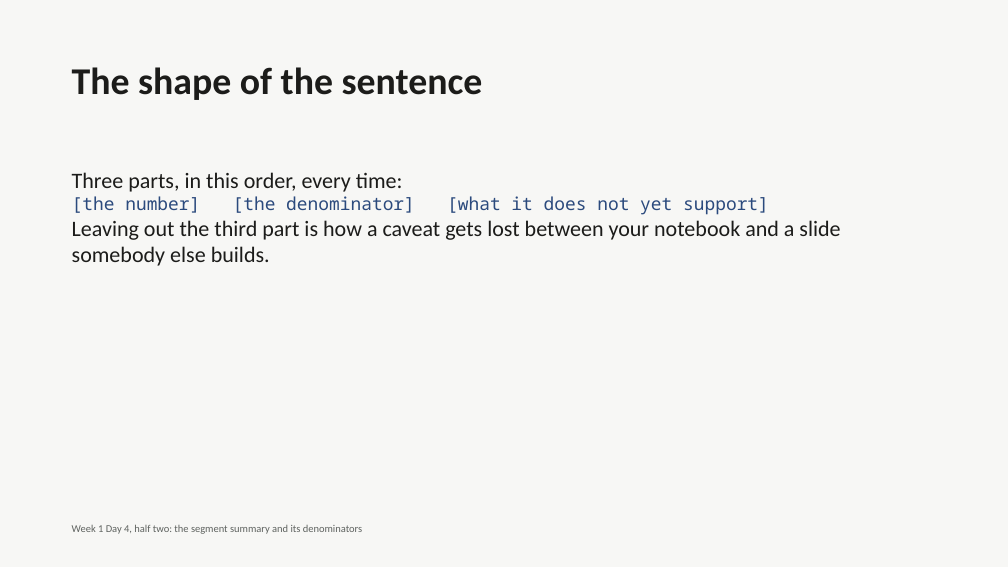
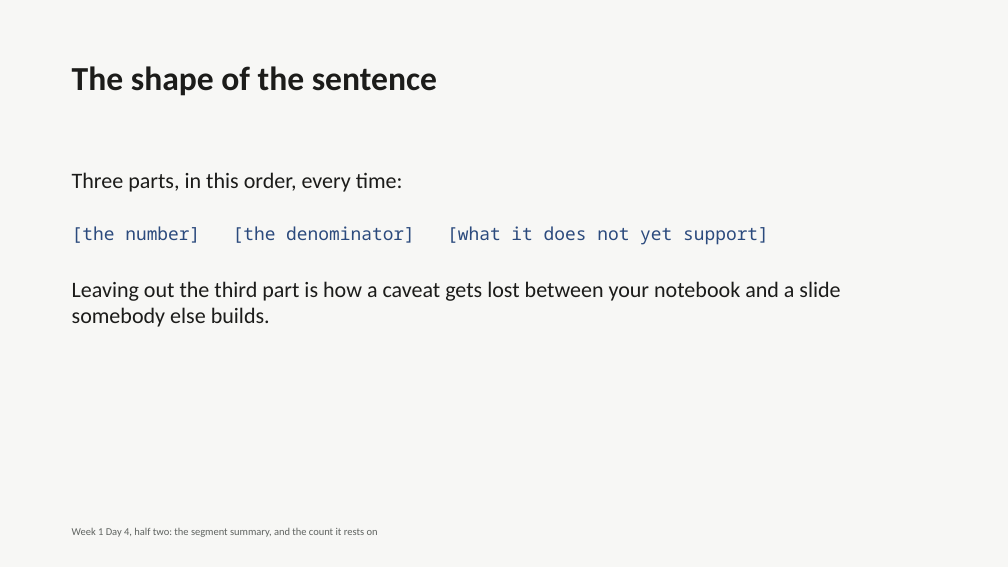
Before and after one commit to fde-academy-lab/c2-content-factory, a slide deck: slide 29 of content/W01/D4/C2_W01_D04_deck_half2_STUDENT.pptx (slide 24 before the commit). Drawn at 1008x567 pixels with LibreOffice and Linux fonts; fonts in the diff are those of the drawing. Boxes give left, top, right and bottom in pixels: in the first picture for what was removed or moved away, otherwise in the second. Text is boxed around its words. In the diff, an @@ line names an element or a change of style, - is before the commit and + after.

```diff
--- a/content/W01/D4/C2_W01_D04_deck_half2_STUDENT.pptx
+++ b/content/W01/D4/C2_W01_D04_deck_half2_STUDENT.pptx
@@ text "The shape of the sentence" at [72, 66, 437, 96]: size 36 to 32 pt @@
@@ text at [72, 172, 769, 215]: paragraphs removed @@
-Three parts, in this order, every time:
-[the number] [the denominator] [what it does not yet support]
@@ text added at [72, 226, 769, 245], 17 pt, text #2B4A7D @@
+[the number] [the denominator] [what it does not yet support]
@@ text "Leaving out the third part ...": place and size @@
-text "Leaving out the third part ..." at [72, 172, 840, 266]
+text "Leaving out the third part ..." at [72, 281, 840, 327]
@@ text "Leaving out the third part ..." at [72, 281, 840, 327]: more space between paragraphs @@
@@ text at [72, 528, 378, 537]: text changed @@
-Week 1 Day 4, half two: the segment summary and its denominators
+Week 1 Day 4, half two: the segment summary, and the count it rests on
```
Also in this commit, not shown: 28 other slides changed, 12 slides added, 4 other files.
